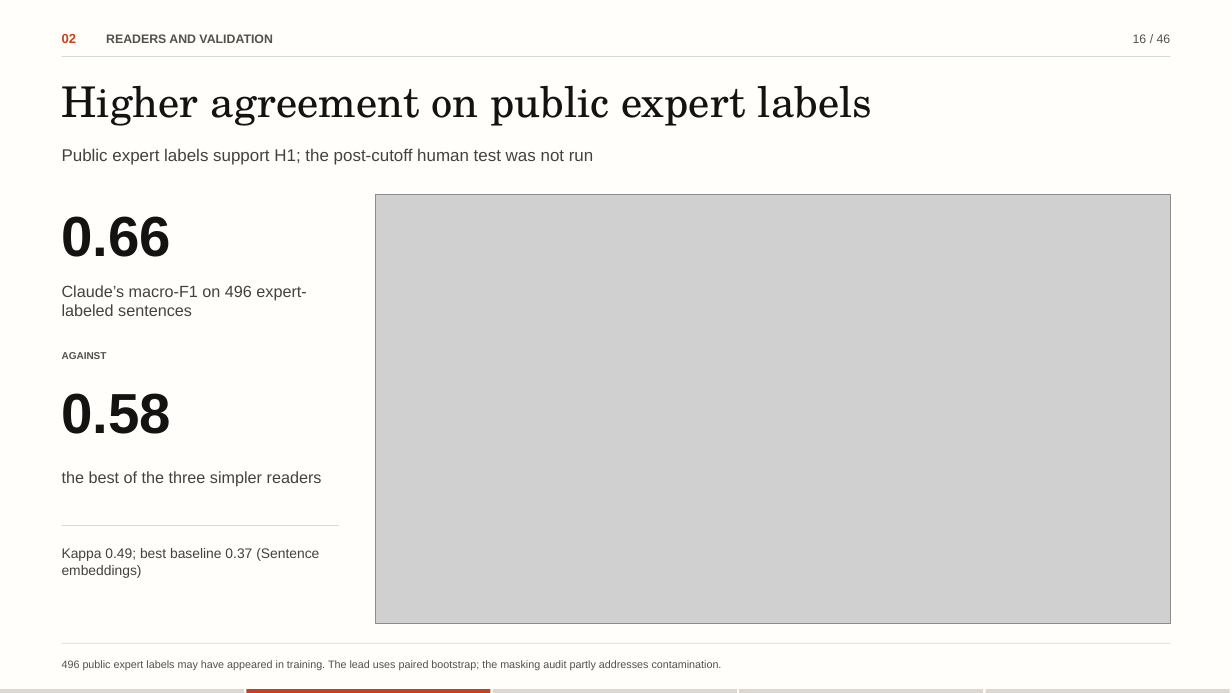
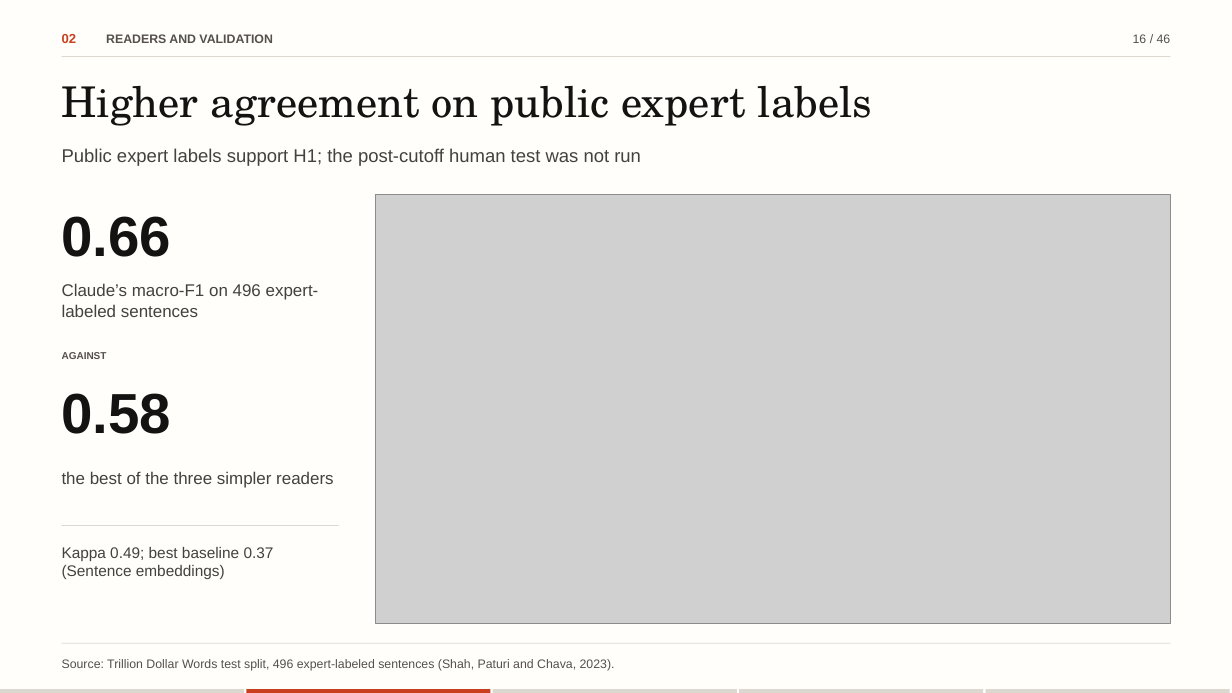
Before and after one commit to flukier1016/fomc-tone-lab, a slide deck: slide 16 of docs/slides/FOMC-Tone-Lab-editable.pptx. Drawn at 1232x693 pixels with LibreOffice and Linux fonts; fonts in the diff are those of the drawing; grey boxes stand for pictures. Boxes give left, top, right and bottom in pixels: in the first picture for what was removed or moved away, otherwise in the second. Text is boxed around its words. In the diff, an @@ line names an element or a change of style, - is before the commit and + after.

Commit message:
Sync with revision 3430cea
The deck now names the public repository on its first and last slides, keeps one-line source footers and a list-style contents page; the write-up is set in the course homework style with references at the end; SUBMISSION.md is a short guide for graders.

```diff
--- a/docs/slides/FOMC-Tone-Lab-editable.pptx
+++ b/docs/slides/FOMC-Tone-Lab-editable.pptx
@@ text "Public expert labels support H1; ..." at <box>62,148,641,166</box>: size 13.2 to 14.4 pt @@
@@ text "Claude’s macro-F1 on 496 expert-labeled ..." at <box>62,283,319,317</box>: size 12.6 to 13.2 pt @@
@@ text "the best of the three ..." at <box>62,471,333,488</box>: size 12.6 to 13.2 pt @@
@@ text "Kappa 0.49; best baseline 0.37 ..." at <box>62,547,274,579</box>: size 10.8 to 12 pt @@
@@ text at <box>62,659,615,671</box>: text changed; size 8.4 to 9.6 pt @@
-496 public expert labels may have appeared in training. The lead uses paired bootstrap; the masking audit partly addresses contamination.
+Source: Trillion Dollar Words test split, 496 expert-labeled sentences (Shah, Paturi and Chava, 2023).
```
Also in this commit, not shown: 45 other slides changed, 20 other files.
